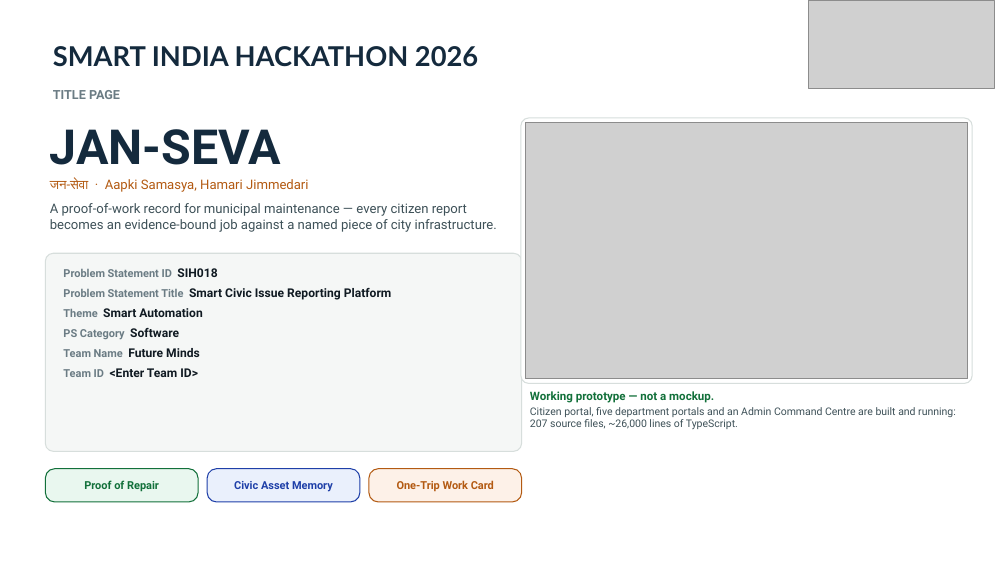
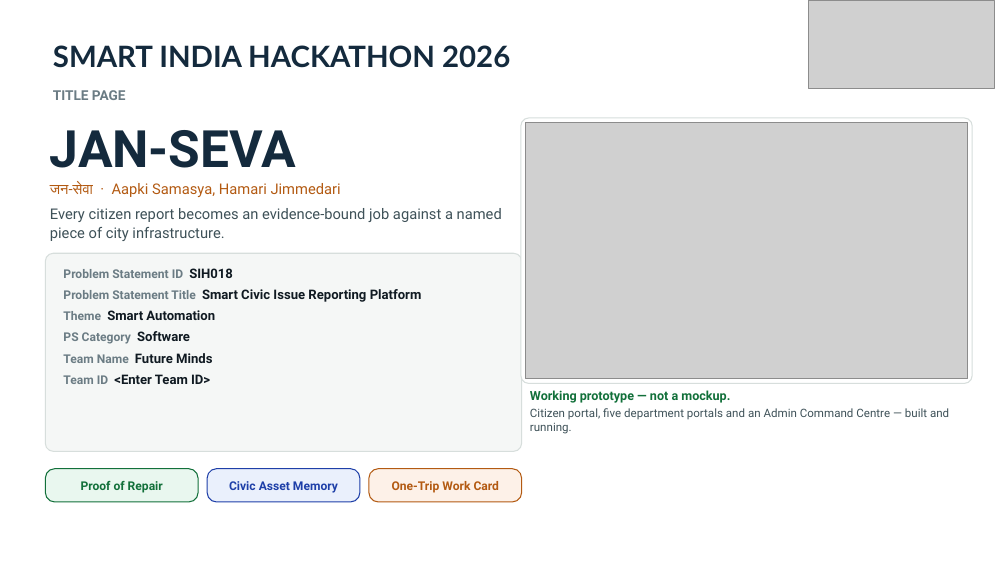
Before and after one commit to devbrat-sharma-17/jan-seva, a slide deck: slide 1 of SIH2026-JAN-SEVA-Future-Minds.pptx. Drawn at 1008x567 pixels with LibreOffice and Linux fonts; fonts in the diff are those of the drawing; grey boxes stand for pictures. Boxes give left, top, right and bottom in pixels: in the first picture for what was removed or moved away, otherwise in the second. Text is boxed around its words. In the diff, an @@ line names an element or a change of style, - is before the commit and + after.

```diff
--- a/SIH2026-JAN-SEVA-Future-Minds.pptx
+++ b/SIH2026-JAN-SEVA-Future-Minds.pptx
@@ title "SMART INDIA HACKATHON 2026" at [53, 45, 510, 68]: size 26 to 28 pt @@
@@ subtitle "TITLE PAGE" at [53, 90, 126, 100]: size 12 to 13 pt @@
@@ text at [50, 130, 341, 197]: size 46 to 49 pt in "JAN-SEVA"; size 12.5 to 14 pt in "जन-सेवा · Aapki Samasya, Hamari Jimmedari" @@
@@ text at [50, 208, 502, 241]: text changed; size 12.5 to 14 pt @@
-A proof-of-work record for municipal maintenance — every citizen report becomes an evidence-bound job against a named piece of city infrastructure.
+Every citizen report becomes an evidence-bound job against a named piece of city infrastructure.
@@ text "Problem Statement ID SIH018" at [63, 268, 422, 384]: size 10.5 to 11.5 pt in "Problem Statement ID", "Problem Statement Title", "Theme", "PS Category" and 2 more places; size 11.5 to 12.5 pt in "SIH018", "Smart Civic Issue Reporting Platform", "Smart Automation", "Software" and 2 more places @@
@@ text at [530, 408, 949, 434]: text changed; size 10 to 11 pt @@
-Citizen portal, five department portals and an Admin Command Centre are built and running: 207 source files, ~26,000 lines of TypeScript.
+Citizen portal, five department portals and an Admin Command Centre — built and running.
@@ text at [530, 390, 730, 403]: size 11 to 12 pt in "Working prototype — not a mockup." @@
@@ size 10.5 to 11.5 pt in 3 elements at [81, 481, 163, 493], [229, 481, 338, 493], [392, 481, 499, 493] @@
```
Also in this commit, not shown: 5 other slides changed, 5 other files.
